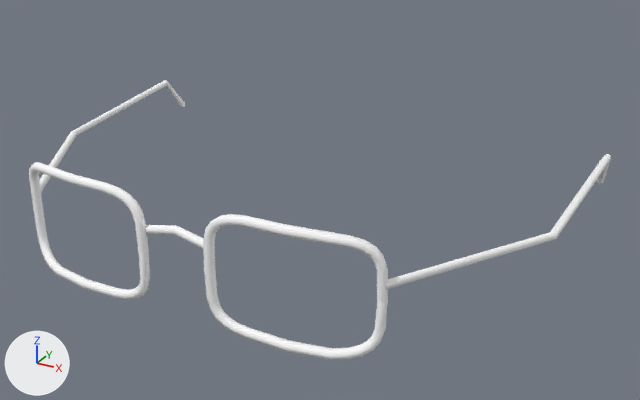
Before and after pictures for a commit that changed the glTF model modules/gamer-services/assets/avatars/v3/glasses_square.male.glb.
The view is the same before and after, from a 50 mm camera at (0.289, -0.557, 1.797) aimed at (0.024, -0.077, 1.557). The axes (+X, +Y, +Z) are drawn at lower left. The lights are the same throughout. The first picture is the older version. Vertices at exactly the same position are counted once.

Objects in the first picture: 'glasses_square'.
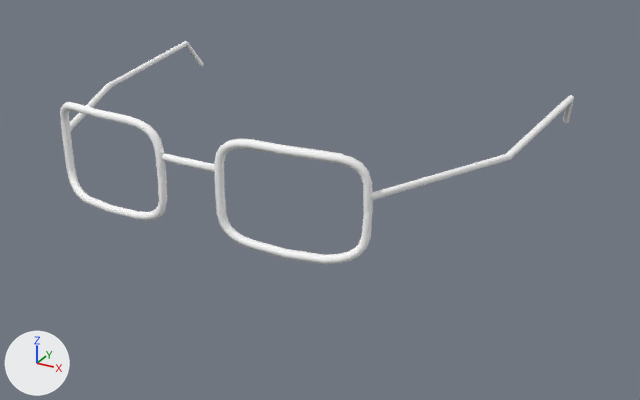
Pixel boxes [x1, y1, x2, y2] of what changed, in the pictures (640 x 400 px; the box of a moved part takes in the faces that stretch with it):
'glasses_square', reshaped (12% narrower, 20% shorter): before [29, 80, 611, 360]; after [60, 41, 574, 264]
part 1 of me_glasses_square, moved or reshaped: before [203, 214, 388, 360]; after [214, 139, 373, 264]
part 2 of me_glasses_square, moved or reshaped: before [29, 162, 150, 299]; after [60, 102, 167, 220]
part 3 of me_glasses_square, moved or reshaped: before [386, 154, 611, 289]; after [372, 95, 574, 200]
part 4 of me_glasses_square, moved or reshaped: before [40, 80, 186, 192]; after [70, 41, 204, 131]
part 5 of me_glasses_square, moved or reshaped: before [145, 225, 204, 248]; after [162, 153, 214, 172]

The change in detail:
me_glasses_square is used by ob_glasses_square; location (0.0, 0.0, 0.0).
me_glasses_square had 432 vertices, 852 faces and spanned x -0.19..0.19, y -0.206..0.049, z 1.525..1.602.
me_glasses_square now has 432 vertices, 852 faces and spans x -0.161..0.161, y -0.194..0.043, z 1.572..1.638.
me_glasses_square part 1: the loose piece of 168 vertices spanning x 0.021..0.125, y -0.206..-0.184, z 1.525..1.601 is scaled about its middle by 0.862, then moved by (-0.01, 0.017, 0.041).
me_glasses_square part 2: the loose piece of 168 vertices spanning x -0.125..-0.02, y -0.205..-0.184, z 1.525..1.602 is scaled about its middle by 0.862, then moved by (0.01, 0.017, 0.041).
me_glasses_square part 3: the loose piece of 38 vertices spanning x 0.121..0.19, y -0.188..0.049, z 1.556..1.584 is multiplied about its middle by the matrix ((0.669, 0.044, 0.069), (0.035, 0.898, 0.016), (0.0, 0.0, 0.862)), then moved by (-0.023, 0.005, 0.04).
me_glasses_square part 4: the loose piece of 38 vertices spanning x -0.19..-0.121, y -0.188..0.049, z 1.556..1.584 is multiplied about its middle by the matrix ((0.669, -0.044, -0.069), (-0.035, 0.898, 0.016), (0.0, 0.0, 0.862)), then moved by (0.023, 0.005, 0.04).
me_glasses_square part 5: 20 of 432 vertices moved; they spanned x -0.024..0.024, y -0.203..-0.197, z 1.573..1.584 and now span x -0.021..0.021, y -0.194..-0.181, z 1.613..1.622; mean shift (0.0, 0.015, 0.039); largest move (0.023, -0.2, 1.573) -> (0.02, -0.183, 1.613).
